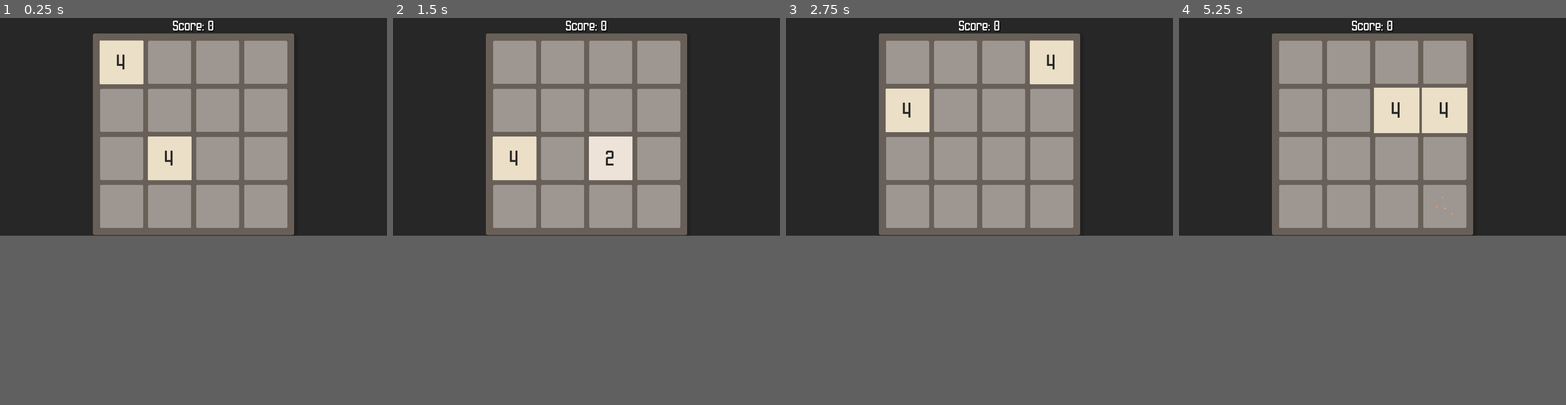
Above: before the commit, frames 1-4 (left to right).
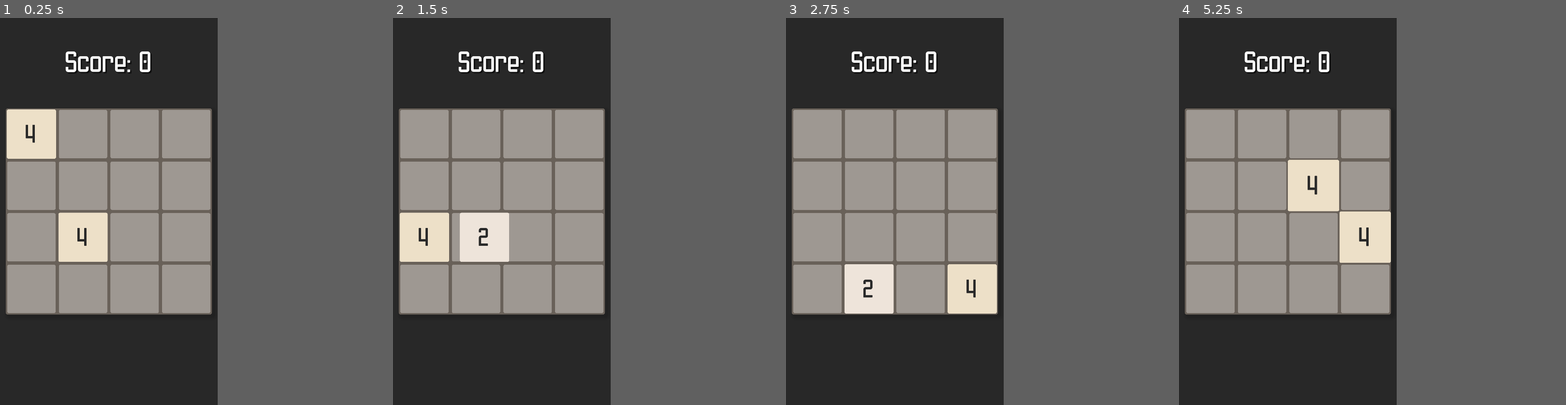
Above: after the commit, the same moments.

Repository: rxn7/2x
Game: Godot game, scene res://scenes/game.tscn
Two runs of this game, one before a commit and one after it. Both use one fixed random seed, a clock stepped at 60 frames per second and the inputs below.
Inputs (mouse positions are in pixels of both pictures, inside the frame that each line leads up to):
- Up to frame 1 (0.25 s): no input
- Up to frame 2 (1.5 s): tap Enter at 0.5 s; move the mouse to (671, 114) at 0.52 s; hold Right (slide_right) 0.53-1.25 s; tap R at 0.6 s; click (671, 114) at 0.67 s; tap Space at 1.25 s; drag from (509, 137) to (567, 168) at 1.27 s
- Up to frame 3 (2.75 s): tap Enter at 2 s; move the mouse to (1018, 79) at 2.02 s; hold Right (slide_right) from 2.03 s (still down); tap R at 2.1 s; click (1018, 79) at 2.17 s
- Up to frame 4 (5.25 s): release Right (slide_right) at 2.75 s; tap Space at 2.75, 4.25 s; drag from (1353, 168) to (1256, 95) at 2.77 s; tap Enter at 3.5 s; move the mouse to (1488, 161) at 3.52 s; hold Left (slide_left) 3.53-4.25 s; tap R at 3.6, 5.1 s; click (1488, 161) at 3.67 s; drag from (1256, 95) to (1314, 72) at 4.27 s; move the mouse to (1391, 126) at 5.02 s; hold Down (slide_down) from 5.03 s (still down); click (1391, 126) at 5.17 s
In our replay, the window is 800x450 before the commit and 450x800 after it. These sizes can differ from the game's own. Grey fills any space a smaller window leaves; there, only what the larger window draws over its background counts as a difference.

The runs differ from the first frame. In frame 1, 40% of the frame differs, in the area x 1-76%, y 0-77%; in frame 2, 41%; in frame 3, 40%; in frame 4, 41%.

Commit message:
Added mobile controls

Diff:
--- a/project.godot
+++ b/project.godot
@@ -21,8 +21,12 @@
 
 [display]
 
+window/size/viewport_width=540
+window/size/viewport_height=960
+window/subwindows/embed_subwindows=false
 window/stretch/mode="canvas_items"
 window/stretch/aspect="expand"
+window/handheld/orientation=1
 
 [dotnet]
 
@@ -64,10 +68,14 @@
 ]
 }
 
+[input_devices]
+
+pointing/emulate_touch_from_mouse=true
+pointing/emulate_mouse_from_touch=false
+
 [rendering]
 
-renderer/rendering_method="gl_compatibility"
+renderer/rendering_method="mobile"
 renderer/rendering_method.mobile="gl_compatibility"
 textures/vram_compression/import_etc2_astc=true
 environment/defaults/default_clear_color=Color(0.156863, 0.156863, 0.156863, 1)
-viewport/hdr_2d=true
--- a/resources/styles/tile_style.tres
+++ b/resources/styles/tile_style.tres
@@ -2,9 +2,9 @@
 
 [resource]
 bg_color = Color(1, 1, 1, 1)
-corner_radius_top_left = 2
-corner_radius_top_right = 2
-corner_radius_bottom_right = 2
-corner_radius_bottom_left = 2
+corner_radius_top_left = 4
+corner_radius_top_right = 4
+corner_radius_bottom_right = 4
+corner_radius_bottom_left = 4
 corner_detail = 6
 anti_aliasing_size = 0.5
--- a/scenes/game.tscn
+++ b/scenes/game.tscn
@@ -1,13 +1,14 @@
-[gd_scene load_steps=6 format=3 uid="uid://m8cpsxur4qk"]
+[gd_scene load_steps=7 format=3 uid="uid://m8cpsxur4qk"]
 
 [ext_resource type="PackedScene" uid="uid://cj8igw0yycx66" path="res://scenes/grid_cell.tscn" id="1_4g0en"]
 [ext_resource type="Script" path="res://scripts/game.gd" id="1_s27mn"]
 [ext_resource type="StyleBox" uid="uid://fd6wyhpf0103" path="res://resources/styles/background.tres" id="2_q7ume"]
 [ext_resource type="FontFile" uid="uid://bdsqu54vy6b62" path="res://assets/fonts/Unitblock/Unitblock.ttf" id="4_l48nr"]
+[ext_resource type="Script" path="res://scripts/mobile_controls.gd" id="5_sjqim"]
 
 [sub_resource type="LabelSettings" id="LabelSettings_sdouf"]
 font = ExtResource("4_l48nr")
-font_size = 40
+font_size = 70
 outline_color = Color(0, 0, 0, 1)
 shadow_size = 5
 shadow_color = Color(0, 0, 0, 0.396078)
@@ -22,31 +23,33 @@
 anchor_top = 0.5
 anchor_right = 0.5
 anchor_bottom = 0.5
-offset_left = -300.0
-offset_top = -278.0
-offset_right = 300.0
-offset_bottom = 322.0
+offset_left = -256.0
+offset_top = -256.0
+offset_right = 256.0
+offset_bottom = 256.0
 grow_horizontal = 2
 grow_vertical = 2
+mouse_filter = 2
 theme_override_styles/panel = ExtResource("2_q7ume")
 
 [node name="GridContainer" type="GridContainer" parent="Background"]
+custom_minimum_size = Vector2(512, 512)
 layout_mode = 1
 anchors_preset = 8
 anchor_left = 0.5
 anchor_top = 0.5
 anchor_right = 0.5
 anchor_bottom = 0.5
-offset_left = -278.5
-offset_top = -278.5
-offset_right = 278.5
-offset_bottom = 278.5
+offset_left = -252.0
+offset_top = -252.0
+offset_right = 260.0
+offset_bottom = 260.0
 grow_horizontal = 2
 grow_vertical = 2
 auto_translate = false
 localize_numeral_system = false
-theme_override_constants/h_separation = 15
-theme_override_constants/v_separation = 15
+theme_override_constants/h_separation = 8
+theme_override_constants/v_separation = 8
 columns = 4
 
 [node name="GridCell" parent="Background/GridContainer" instance=ExtResource("1_4g0en")]
@@ -101,16 +104,31 @@
 metadata/_edit_use_anchors_ = true
 
 [node name="Score" type="Label" parent="."]
-anchors_preset = 5
+anchors_preset = 8
 anchor_left = 0.5
+anchor_top = 0.5
 anchor_right = 0.5
-offset_left = -61.5
-offset_right = 61.5
-offset_bottom = 46.0
+anchor_bottom = 0.5
+offset_left = -107.0
+offset_top = -411.0
+offset_right = 108.0
+offset_bottom = -330.0
 grow_horizontal = 2
+grow_vertical = 2
 auto_translate = false
 localize_numeral_system = false
 text = "Score: 0"
 label_settings = SubResource("LabelSettings_sdouf")
 horizontal_alignment = 1
 vertical_alignment = 1
+metadata/_edit_use_anchors_ = true
+
+[node name="MobileControls" type="Control" parent="."]
+layout_mode = 3
+anchors_preset = 15
+anchor_right = 1.0
+anchor_bottom = 1.0
+grow_horizontal = 2
+grow_vertical = 2
+mouse_filter = 1
+script = ExtResource("5_sjqim")
--- a/scenes/grid_cell.tscn
+++ b/scenes/grid_cell.tscn
@@ -3,7 +3,7 @@
 [ext_resource type="StyleBox" uid="uid://dr35oa7q8oumm" path="res://resources/styles/grid_cell.tres" id="1_pg6ik"]
 
 [node name="GridCell" type="Panel"]
-custom_minimum_size = Vector2(128, 128)
+custom_minimum_size = Vector2(120, 120)
 anchors_preset = 8
 anchor_left = 0.5
 anchor_top = 0.5
--- a/scenes/tile.tscn
+++ b/scenes/tile.tscn
@@ -1,6 +1,7 @@
-[gd_scene load_steps=4 format=3 uid="uid://b3gibw5p3uhka"]
+[gd_scene load_steps=5 format=3 uid="uid://b3gibw5p3uhka"]
 
 [ext_resource type="Theme" uid="uid://csdrywwcvbwv2" path="res://resources/theme.tres" id="1_js76u"]
+[ext_resource type="StyleBox" uid="uid://dblgttr4knavr" path="res://resources/styles/tile_style.tres" id="2_1tyvt"]
 [ext_resource type="Script" path="res://scripts/tile.gd" id="2_mchcb"]
 
 [sub_resource type="LabelSettings" id="LabelSettings_xq4g1"]
@@ -10,20 +11,21 @@
 outline_color = Color(0, 0, 0, 1)
 
 [node name="Tile" type="Panel"]
-custom_minimum_size = Vector2(130, 130)
+custom_minimum_size = Vector2(122, 122)
 anchors_preset = 8
 anchor_left = 0.5
 anchor_top = 0.5
 anchor_right = 0.5
 anchor_bottom = 0.5
-offset_left = -60.0
-offset_top = -60.0
-offset_right = 60.0
-offset_bottom = 60.0
+offset_left = -61.0
+offset_top = -61.0
+offset_right = 61.0
+offset_bottom = 61.0
 grow_horizontal = 2
 grow_vertical = 2
 pivot_offset = Vector2(60, 60)
 theme = ExtResource("1_js76u")
+theme_override_styles/panel = ExtResource("2_1tyvt")
 script = ExtResource("2_mchcb")
 
 [node name="Label" type="Label" parent="."]
--- /dev/null
+++ b/scripts/mobile_controls.gd
@@ -0,0 +1,34 @@
+class_name MobileControls
+extends Node
+
+const SWIPE_THRESHOLD = 100
+
+var swipe_start_position: Vector2
+var swiping: bool = false
+
+func _input(event: InputEvent):
+	if event is InputEventScreenTouch:
+		if swiping:
+			return
+
+		if event.is_pressed():
+			swiping = true
+			swipe_start_position = event.position
+
+	elif event is InputEventScreenDrag:
+		if !swiping:
+			return
+
+		var swipe: Vector2 = event.position - swipe_start_position
+		if abs(swipe.x) > SWIPE_THRESHOLD:
+			swiping = false
+			if swipe.x > 0:
+				Game.instance.slide_right()
+			else:
+				Game.instance.slide_left()
+		elif abs(swipe.y) > SWIPE_THRESHOLD:
+			swiping = false
+			if swipe.y < 0:
+				Game.instance.slide_up()
+			else:
+				Game.instance.slide_down()
Not shown, changed: export_presets.cfg
Not shown, changed: .gitignore
